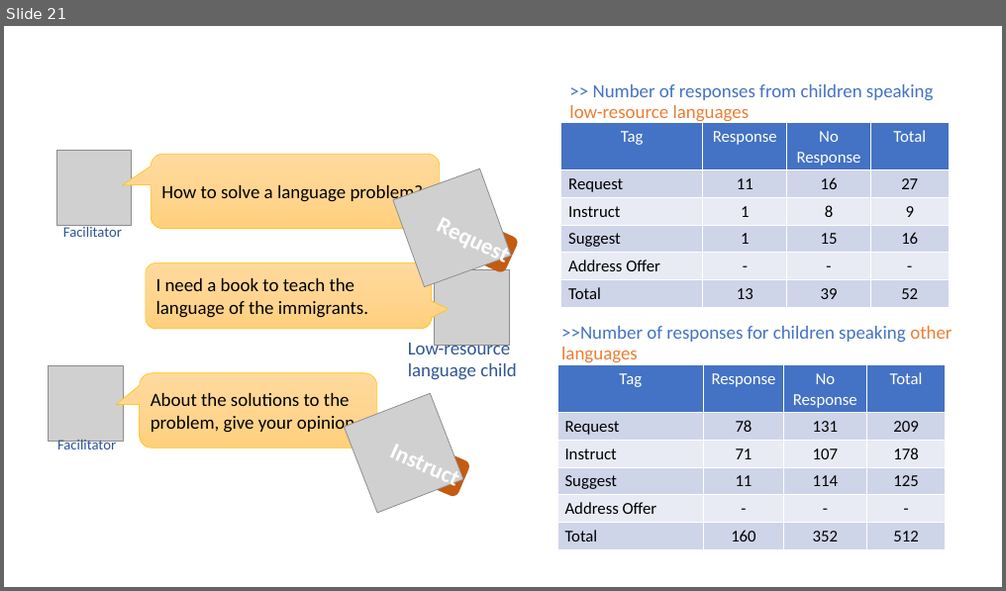
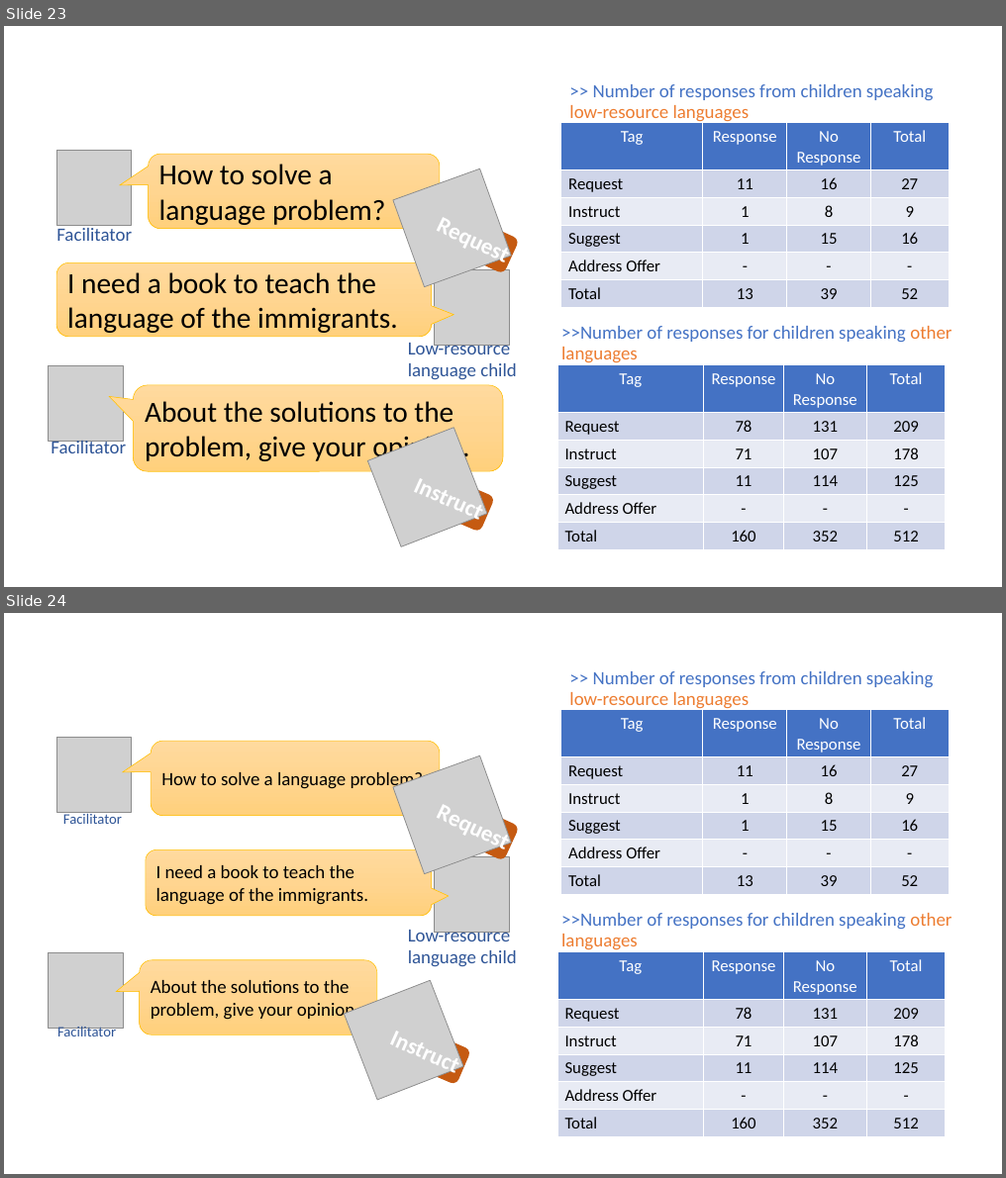
Before and after one commit to si-ritsumei/labweb, a slide deck: docs/img/research/all5.pptx. Shown one above the other, each under a label of ours: slide 21 before the commit, slides 23 and 24 after it. The pictures are 1006x591 and 1006x1178 pixels, drawn with LibreOffice and Linux fonts; fonts in the diff are those of the drawing; grey boxes stand for pictures. Boxes give left, top, right and bottom in pixels: in the first picture for what was removed or moved away, otherwise in the second. Text is boxed around its words. In the diff, an @@ line names an element or a change of style, - is before the commit and + after.

Commit message:
Powerpoint for images

```diff
--- a/docs/img/research/all5.pptx
+++ b/docs/img/research/all5.pptx
@@ slide 23 added at <box>4,26,1002,587</box>, background #FFFFFF @@
@@ text added at <box>569,84,933,122</box>, 18 pt, text #4472C4 @@
+  >> Number of responses from children speaking low-resource languages
@@ table added at <box>561,123,948,307</box>, 6 rows, 4 columns @@
+Tag | Response | No Response | Total
+Request | 11 | 16 | 27
+Instruct | 1 | 8 | 9
+Suggest | 1 | 15 | 16
+Address Offer | - | - | -
+Total | 13 | 39 | 52
@@ picture added at <box>56,151,132,225</box> @@
@@ rounded speech box added at <box>149,154,440,229</box>, fill gradient #FFDB9E to #FFD590 to #FFD07C, outline #FFC000 0.5 pt, 28 pt, text #000000 @@
+How to solve a language problem?
@@ picture added at <box>393,169,511,286</box> @@
@@ text added at <box>568,178,623,192</box>, 22 pt, text #FFFFFF, bold @@
+Request
@@ text added at <box>56,228,132,241</box>, 18 pt, text #2F5597 @@
+Facilitator
@@ rounded rectangle added at <box>450,215,520,274</box>, fill #C55A11 @@
@@ rounded speech box added at <box>56,264,432,337</box>, fill gradient #FFDB9E to #FFD590 to #FFD07C, outline #FFC000 0.5 pt, 28 pt, text #000000 @@
+I need a book to teach the language of the immigrants.
@@ picture added at <box>435,271,509,346</box> @@
@@ text added at <box>408,339,516,380</box>, 18 pt, text #2F5597 @@
+Low-resource
+language child
@@ text added at <box>561,326,951,364</box>, 18 pt, text #4472C4 @@
+>>Number of responses for children speaking other languages
@@ picture added at <box>49,367,123,442</box> @@
@@ table added at <box>557,366,945,550</box>, 6 rows, 4 columns @@
+Tag | Response | No Response | Total
+Request | 78 | 131 | 209
+Instruct | 71 | 107 | 178
+Suggest | 11 | 114 | 125
+Address Offer | - | - | -
+Total | 160 | 352 | 512
@@ rounded speech box added at <box>133,385,503,472</box>, fill gradient #FFDB9E to #FFD590 to #FFD07C, outline #FFC000 0.5 pt, 28 pt, text #000000 @@
+About the solutions to the problem, give your opinion.
@@ text added at <box>51,439,126,454</box>, 18 pt, text #2F5597 @@
+Facilitator
@@ picture added at <box>367,428,487,547</box> @@
@@ text added at <box>565,449,617,460</box>, 22 pt, text #FFFFFF, bold @@
+Instruct
@@ rounded rectangle added at <box>425,474,495,533</box>, fill #C55A11 @@
@@ what was slide 21 is now slide 24 @@
```
Also in this commit, not shown: 1 slide changed, 4 other slides added, 1 other file.
